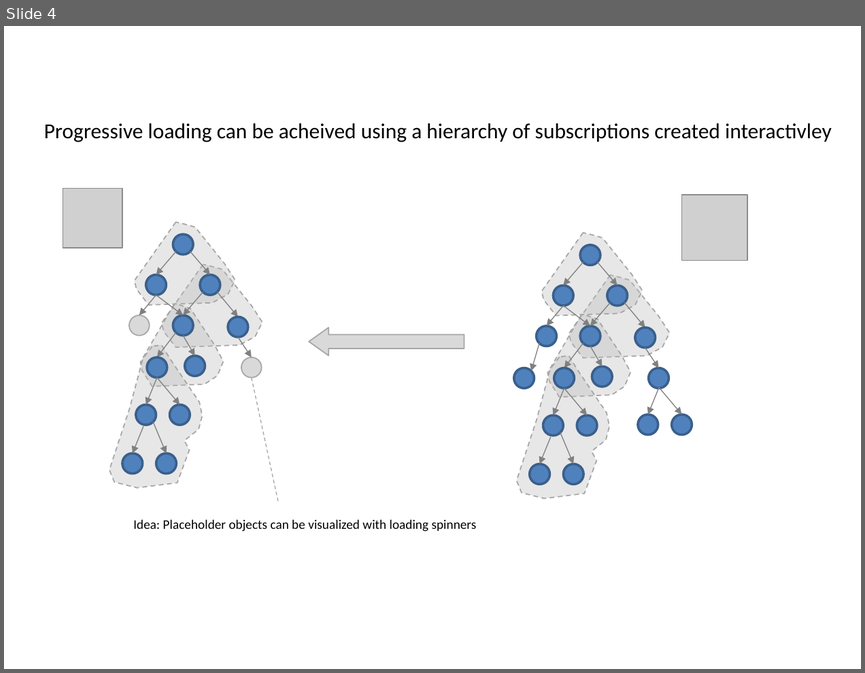
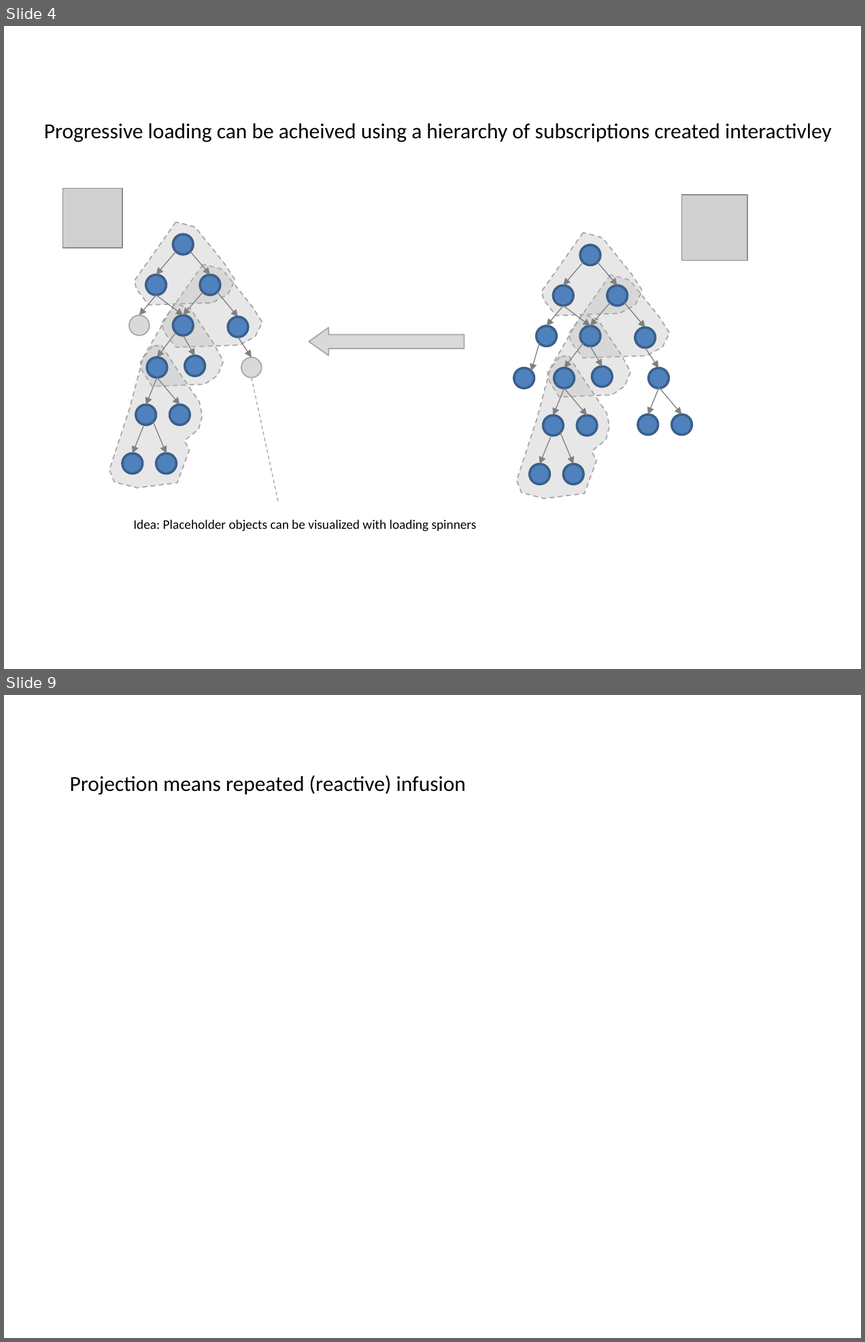
Before and after one commit to erobwen/liquid, a slide deck: documents/Liquid.pptx. Shown one above the other, each under a label of ours: slide 4 before the commit, slides 4 and 9 after it; the slides between them are not shown. The pictures are 865x673 and 865x1342 pixels, drawn with LibreOffice and Linux fonts; fonts in the diff are those of the drawing; grey boxes stand for pictures. Boxes give left, top, right and bottom in pixels: in the first picture for what was removed or moved away, otherwise in the second. Text is boxed around its words. In the diff, an @@ line names an element or a change of style, - is before the commit and + after.

```diff
--- a/documents/Liquid.pptx
+++ b/documents/Liquid.pptx
@@ slide 9 added at [4,695,861,1338], background #FFFFFF @@
@@ text added at [70,775,466,795], 18 pt, text #000000 @@
+Projection means repeated (reactive) infusion
```
Also in this commit, not shown: 1 slide changed, 3 other slides added, 1 other file.
